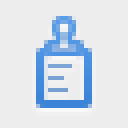
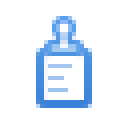
Comparing the layer stacks of the two 128 × 128 images. Changes:
hid "200% icon-graphite@2x.png, icon-graphite.png" over [36, 16, 92, 108]
hid "example background" over [0, 0, 128, 128]
